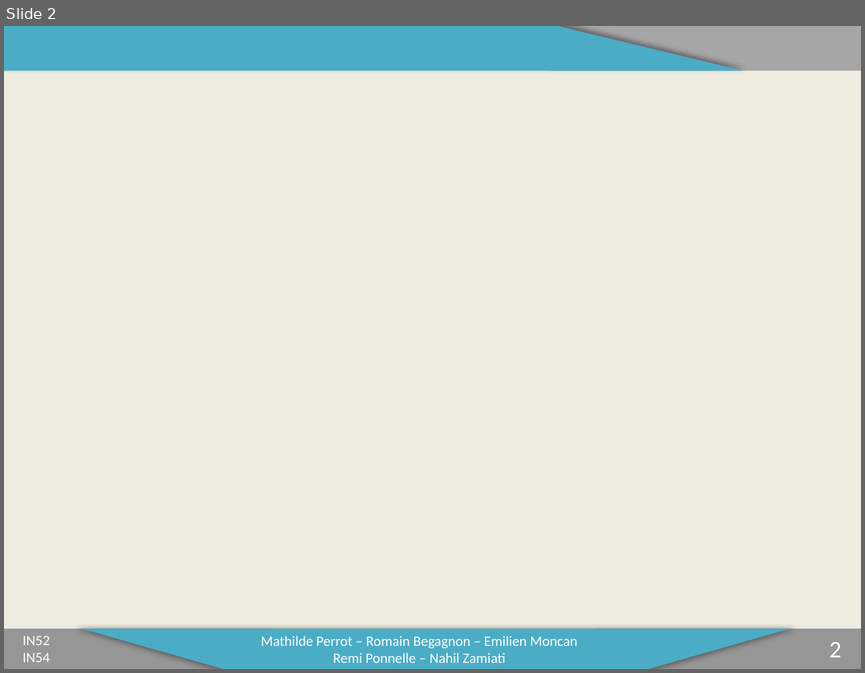
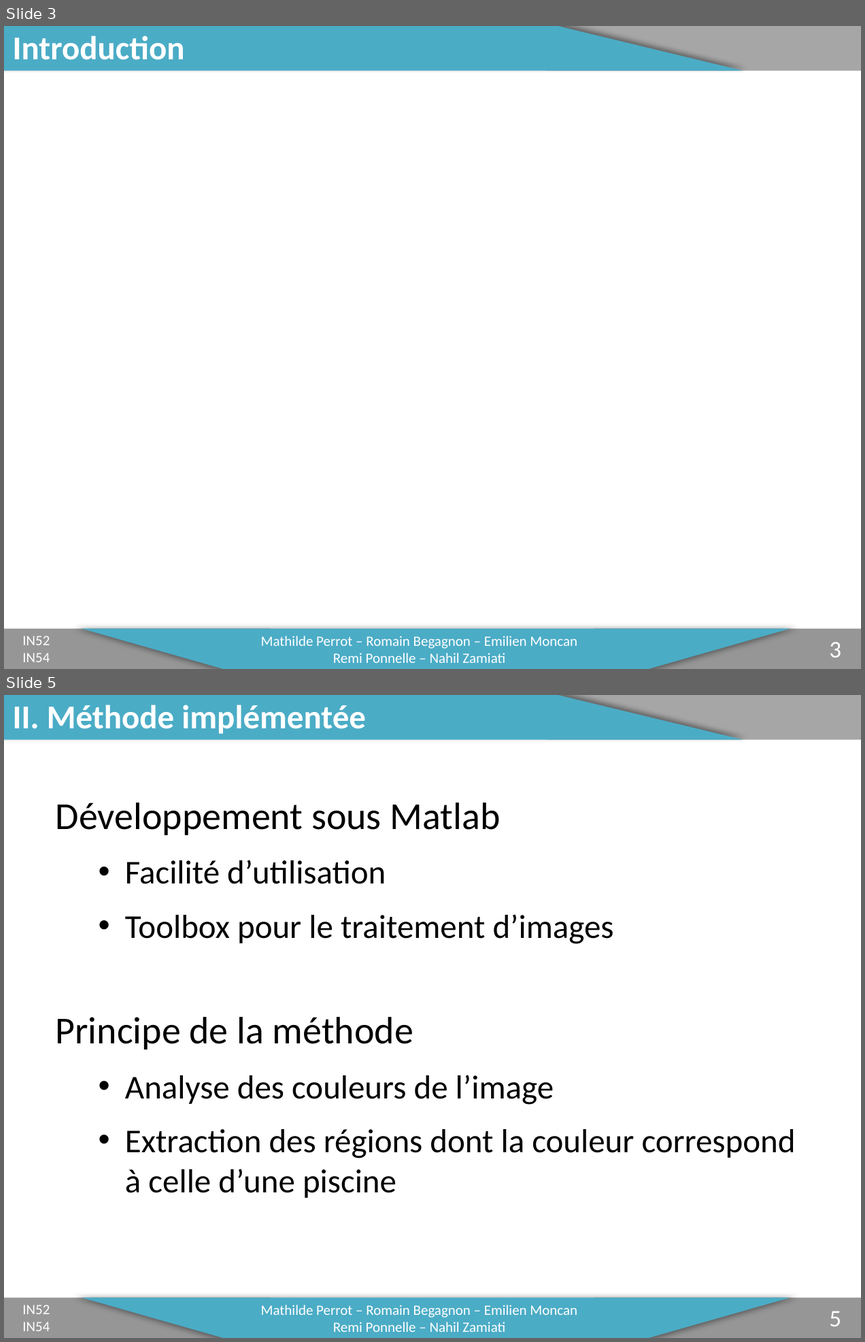
Before and after one commit to mathper/IN, a slide deck: Soutenance.pptx. Shown one above the other, each under a label of ours: slide 2 before the commit, slides 3 and 5 after it; the slides between them are not shown. The pictures are 865x673 and 865x1342 pixels, drawn with LibreOffice and Linux fonts; fonts in the diff are those of the drawing; background and template pictures are left out. Boxes give left, top, right and bottom in pixels: in the first picture for what was removed or moved away, otherwise in the second. Text is boxed around its words. In the diff, an @@ line names an element or a change of style, - is before the commit and + after.

Commit message:
Diapo - partie Méthode implémentée

```diff
--- a/Soutenance.pptx
+++ b/Soutenance.pptx
@@ slide 5 added at [4,695,861,1338], background #FFFFFF; not listed: 5 template elements that a slide beside it also shows @@
@@ title added at [13,705,366,734], 28 pt, text #FFFFFF, bold @@
+II. Méthode implémentée
@@ text added at [56,802,796,1198], 28 pt, text #000000 @@
+Développement sous Matlab
+  • Facilité d’utilisation
+  • Toolbox pour le traitement d’images
+Principe de la méthode
+  • Analyse des couleurs de l’image
+  • Extraction des régions dont la couleur correspond à celle d’une piscine
@@ text added at [22,1304,50,1331], 12 pt, text #FFFFFF @@
+IN52
+IN54
@@ text added at [261,1304,577,1331], 12 pt, text #FFFFFF @@
+Mathilde Perrot – Romain Begagnon – Emilien Moncan
+Remi Ponnelle – Nahil Zamiati
@@ page number added at [829,1310,841,1326], 20 pt, text #FFFFFF @@
+5
@@ what was slide 2 is now slide 3 @@
@@ slide 3 changed as well @@
@@ background #EEECE1 to #FFFFFF @@
@@ title added at [13,36,185,60], 28 pt, text #FFFFFF, bold @@
+Introduction
@@ page number at [829,641,841,657]: text changed @@
-2
+3
```
Also in this commit, not shown: 1 other slide changed, 7 other slides added.
